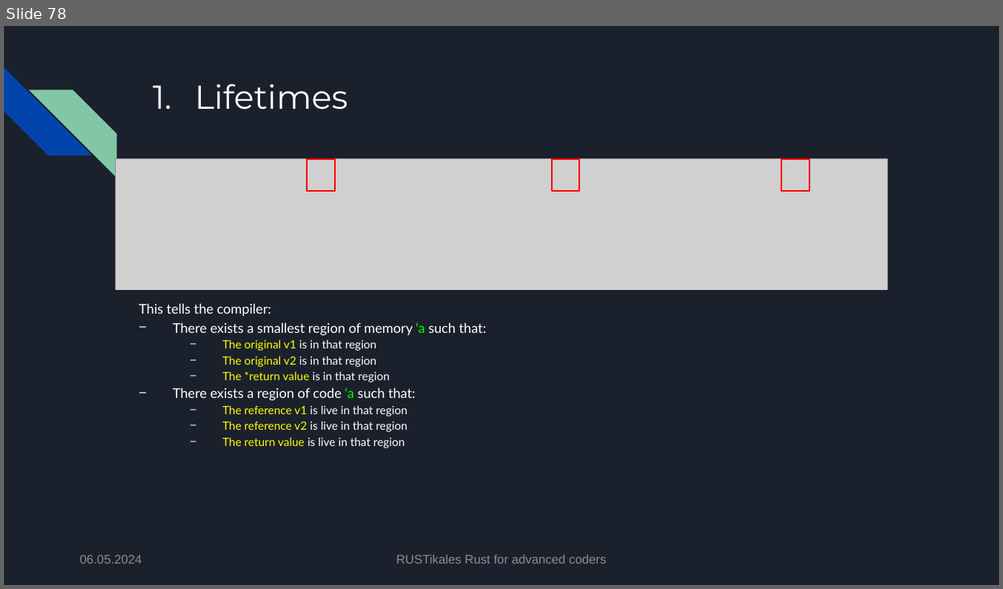
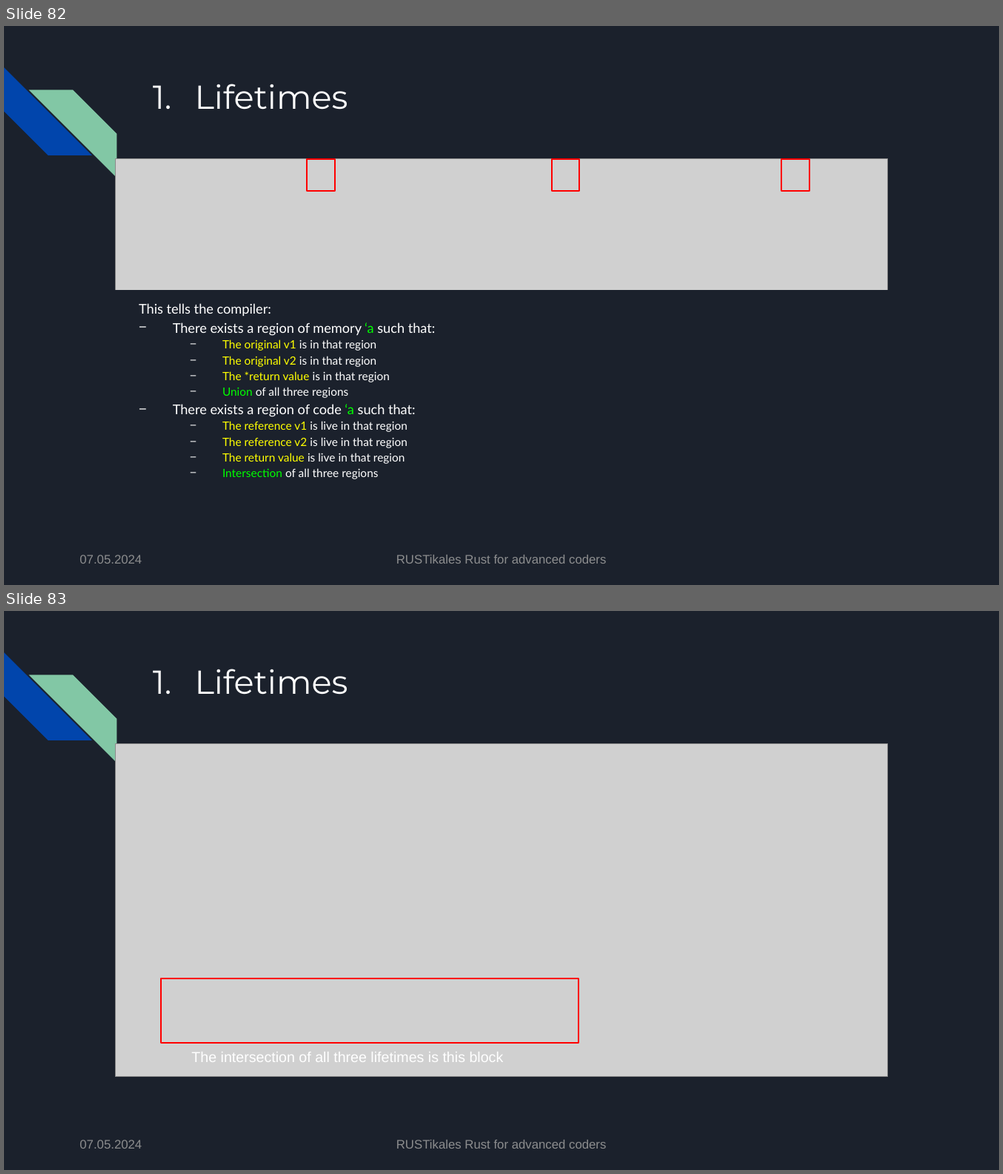
Before and after one commit to pfhaupt/progkurs, a slide deck: rust-advanced/02 - Lifetimes/02 - original.pptx. Shown one above the other, each under a label of ours: slide 78 before the commit, slides 82 and 83 after it. The pictures are 1003x589 and 1003x1174 pixels, drawn with LibreOffice and Linux fonts; fonts in the diff are those of the drawing; grey boxes stand for pictures. Boxes give left, top, right and bottom in pixels: in the first picture for what was removed or moved away, otherwise in the second. Text is boxed around its words. In the diff, an @@ line names an element or a change of style, - is before the commit and + after.

```diff
--- a/rust-advanced/02 - Lifetimes/02 - original.pptx
+++ b/rust-advanced/02 - Lifetimes/02 - original.pptx
@@ slide 83 added at (4, 611, 999, 1170), background #1B212C; not listed: 2 template elements that a slide beside it also shows @@
@@ title added at (195, 669, 348, 695), 32 pt, text #FFFFFF @@
+1. Lifetimes
@@ picture added at (115, 743, 888, 1076) @@
@@ rectangle added at (162, 979, 578, 1043), outline #FF0000 1.5 pt @@
@@ text added at (191, 1052, 504, 1062), 14 pt, text #FFFFFF @@
+The intersection of all three lifetimes is this block
@@ text added at (79, 1140, 142, 1149), 12 pt, text #8D8D8F @@
+07.05.2024
@@ text added at (396, 1140, 606, 1149), 12 pt, text #8D8D8F @@
+RUSTikales Rust for advanced coders
@@ what was slide 78 is now slide 82 @@
@@ slide 82 changed as well @@
@@ text at (173, 323, 415, 414): text changed @@
-− There exists a smallest region of memory ‘a such that:
+− There exists a region of memory ‘a such that:
@@ text at (222, 387, 348, 398): paragraph added @@
+  − Union of all three regions
@@ text at (222, 469, 378, 480): paragraph added @@
+  − Intersection of all three regions
@@ text at (79, 555, 142, 564): text changed @@
-06.05.2024
+07.05.2024
```
Also in this commit, not shown: 128 other slides changed, 8 other slides added, 1 other file.
